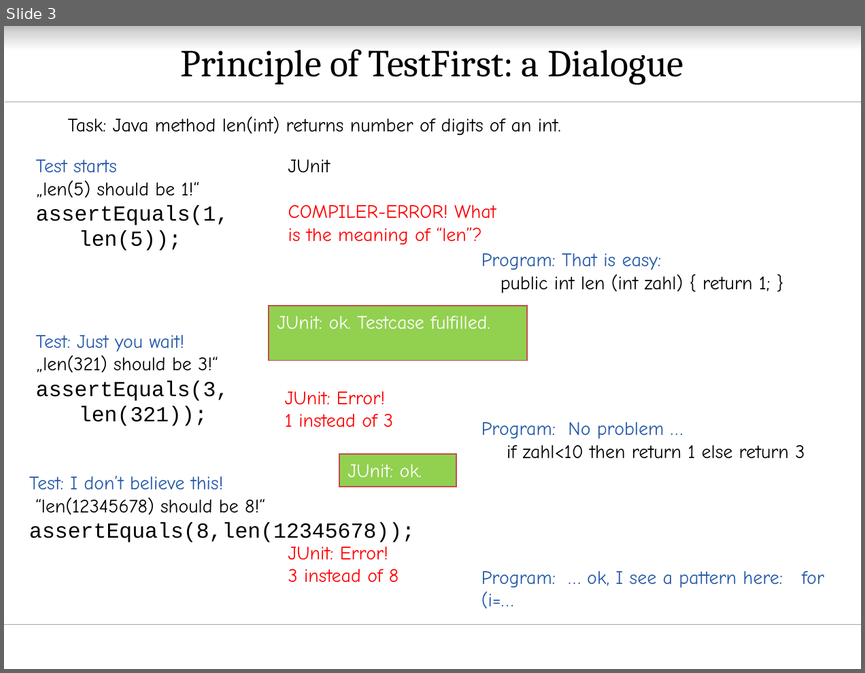
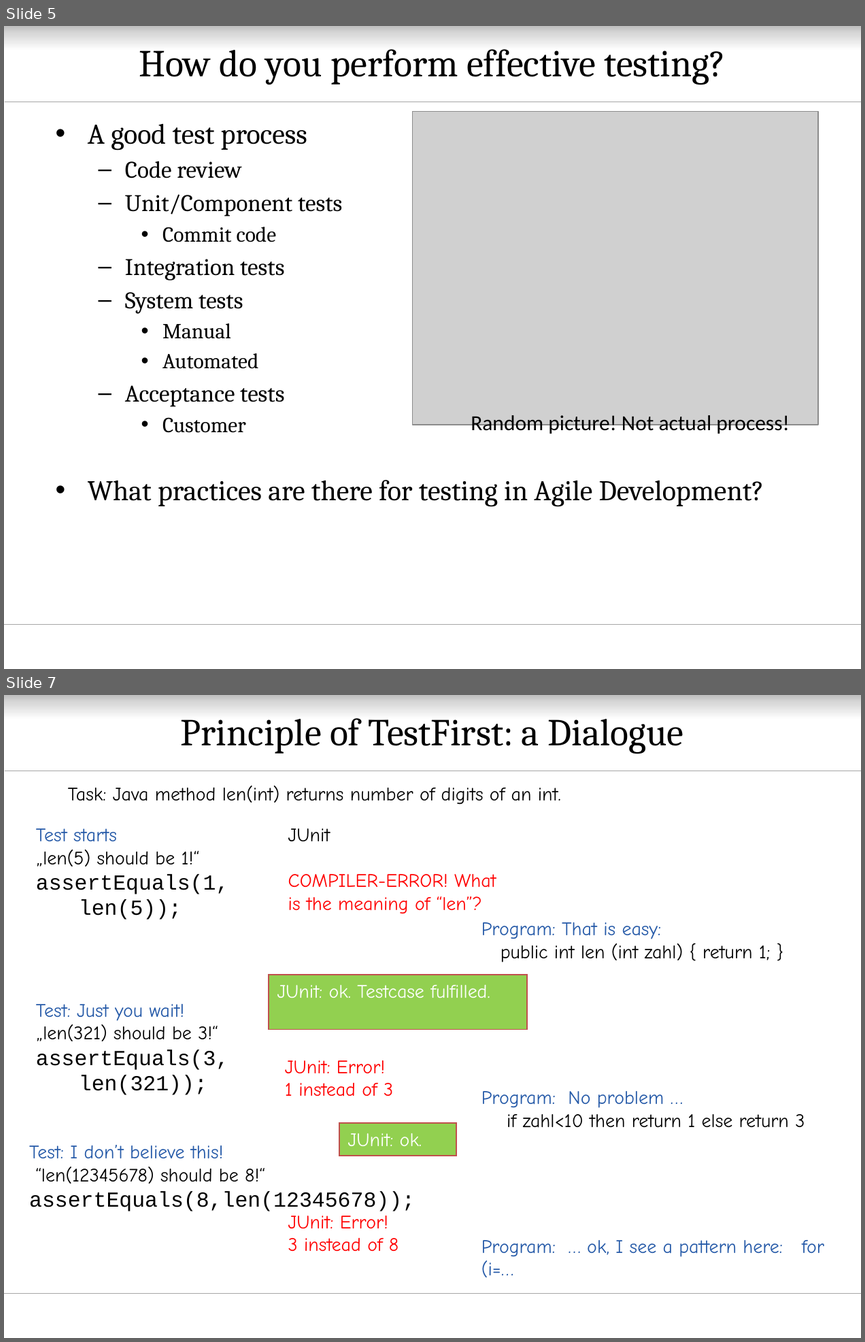
Before and after one commit to oerich/EDA397, a slide deck: Slides/src/agile-dev-processes-5-testing-tutorial.pptx. Shown one above the other, each under a label of ours: slide 3 before the commit, slides 5 and 7 after it; the slides between them are not shown. The pictures are 865x673 and 865x1342 pixels, drawn with LibreOffice and Linux fonts; fonts in the diff are those of the drawing; grey boxes stand for pictures; background and template pictures are left out. Boxes give left, top, right and bottom in pixels: in the first picture for what was removed or moved away, otherwise in the second. Text is boxed around its words. In the diff, an @@ line names an element or a change of style, - is before the commit and + after.

```diff
--- a/Slides/src/agile-dev-processes-5-testing-tutorial.pptx
+++ b/Slides/src/agile-dev-processes-5-testing-tutorial.pptx
@@ slide 5 added at <box>4,26,861,669</box>, background #FFFFFF; not listed: 3 template elements that a slide beside it also shows @@
@@ title added at <box>139,49,725,85</box>, 32 pt, text #000000 @@
+How do you perform effective testing?
@@ text added at <box>88,124,764,507</box>, 20 pt, text #000000 @@
+• A good test process
+  – Code review
+  – Unit/Component tests
+    • Commit code
+  – Integration tests
+  – System tests
+    • Manual
+    • Automated
+  – Acceptance tests
+    • Customer
+• What practices are there for testing in Agile Development?
@@ picture added at <box>413,111,818,424</box> @@
@@ text added at <box>470,415,789,435</box>, 18 pt, text #000000 @@
+Random picture! Not actual process!
@@ what was slide 3 is now slide 7 @@
```
Also in this commit, not shown: 2 slides changed, 3 other slides added.
